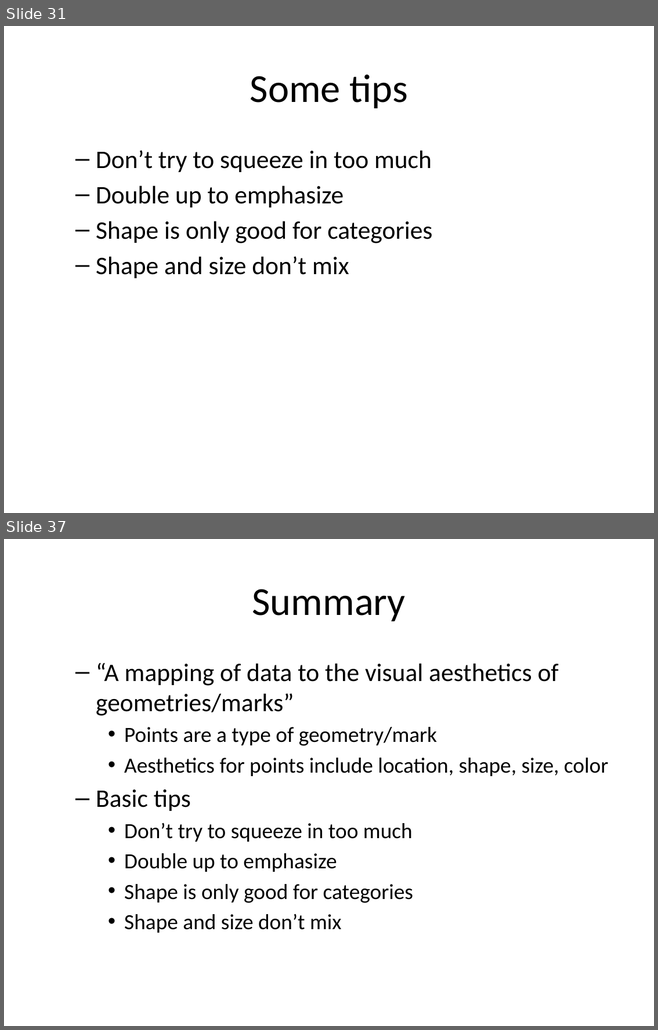
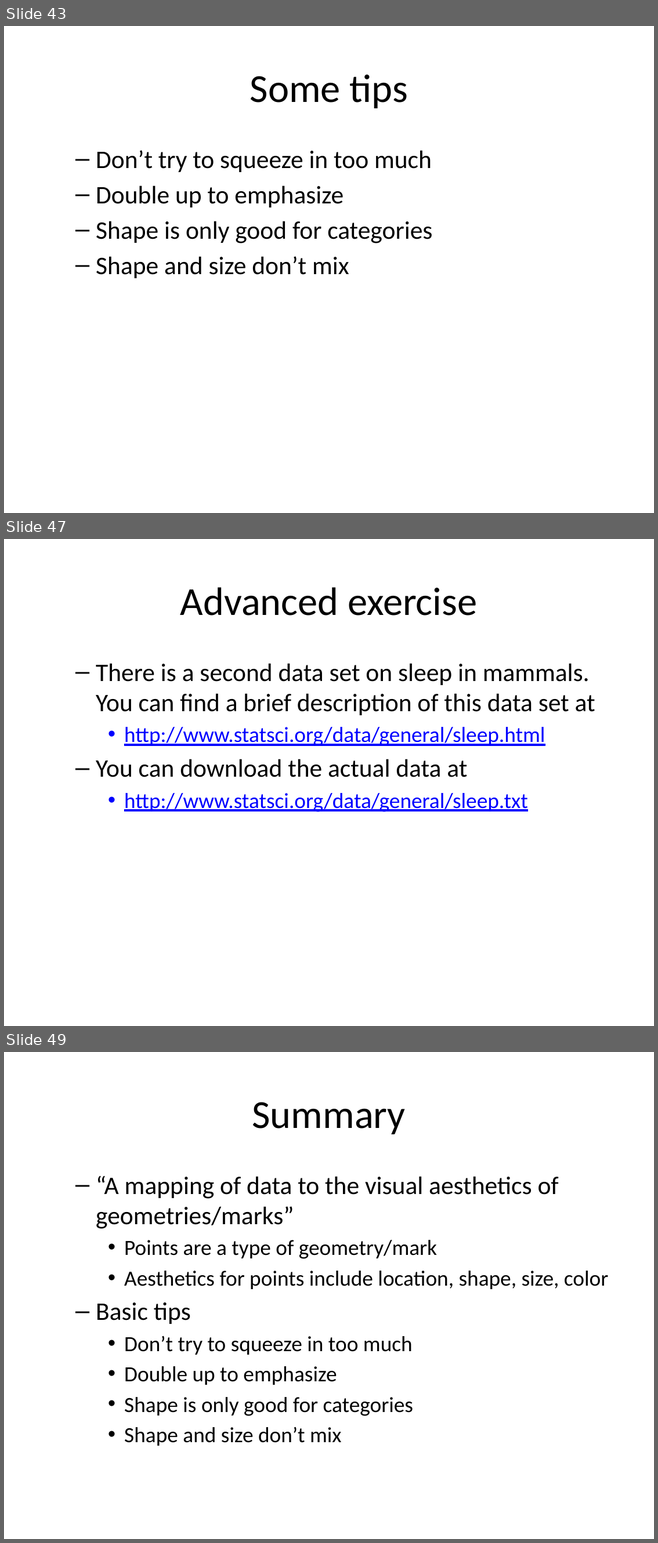
Before and after one commit to pmean/data-visualization, a slide deck: data-viz-01/src/v01-main-scatterplots.pptx. Shown one above the other, each under a label of ours: slides 31 and 37 before the commit, slides 43, 47 and 49 after it; the slides between them are not shown. The pictures are 658x1030 and 658x1543 pixels, drawn with LibreOffice and Linux fonts; fonts in the diff are those of the drawing. Boxes give left, top, right and bottom in pixels: in the first picture for what was removed or moved away, otherwise in the second. Text is boxed around its words. In the diff, an @@ line names an element or a change of style, - is before the commit and + after.

Commit message:
Standardized basic exercise answers for v01

```diff
--- a/data-viz-01/src/v01-main-scatterplots.pptx
+++ b/data-viz-01/src/v01-main-scatterplots.pptx
@@ slide 47 added at <box>4,539,654,1026</box>, background #FFFFFF @@
@@ title added at <box>180,587,477,616</box>, 44 pt, text #000000 @@
+Advanced exercise
@@ text added at <box>96,663,595,812</box>, 28 pt, text #000000 @@
+  – There is a second data set on sleep in mammals. You can find a brief description of this data set at
+    • http://www.statsci.org/data/general/sleep.html
+  – You can download the actual data at
+    • http://www.statsci.org/data/general/sleep.txt
@@ what was slide 31 is now slide 43 @@
@@ what was slide 37 is now slide 49 @@
```
Also in this commit, not shown: 6 slides changed, 16 other slides added, 5 slides removed, 47 other files.
